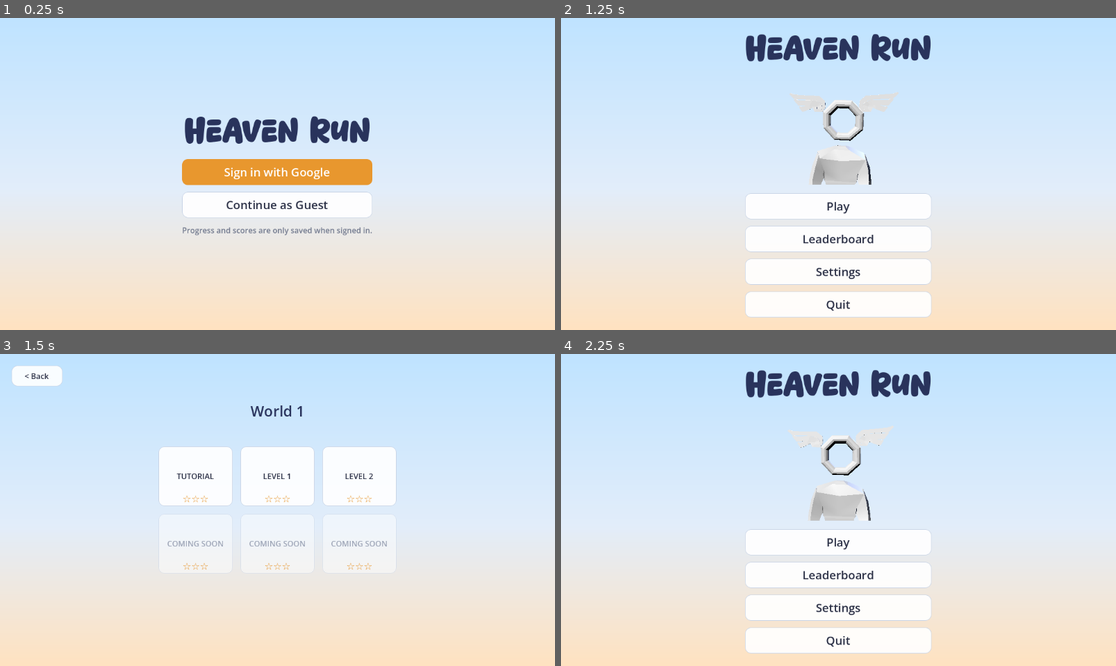
Above: before the commit, frames 1-4 (two rows, left to right).
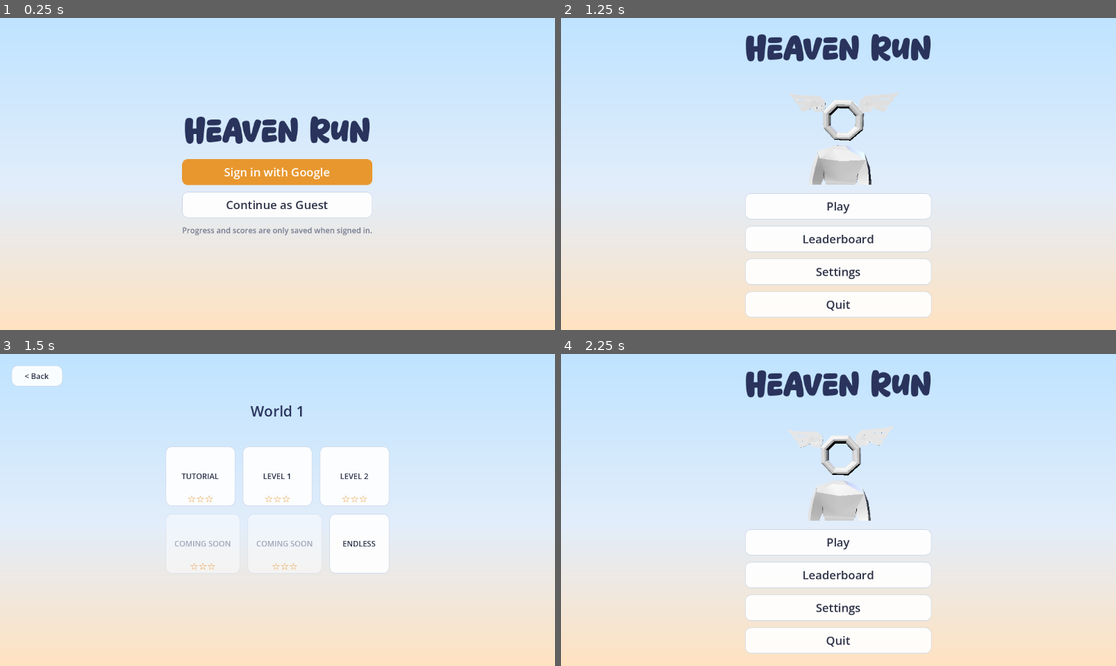
Above: after the commit, the same moments.

Repository: jpvds1/DDJD
Game: Godot game, scene res://scenes/game_controller.tscn
Same seed, same stepped clock (60 frames per second), same inputs: the game is played once before the commit and once after it.
Inputs:
- Up to frame 1 (0.25 s): no input
- Up to frame 2 (1.25 s): click "Continue as Guest" at 0.5 s
- Up to frame 3 (1.5 s): click "Play" at 1.25 s
- Up to frame 4 (2.25 s): click "< Back" at 2 s

Frames 1-2 are identical in both runs. In frame 3, 1.6% of the frame differs, in the area x 28-72%, y 29-71%; in frame 4, nothing differs.

Commit message:
fix: merge problems

Diff:
--- a/platformer-game/scenes/ui/levels_menu.tscn
+++ b/platformer-game/scenes/ui/levels_menu.tscn
@@ -128,7 +128,9 @@
 
 [node name="Level6" parent="VBoxContainer/HBoxContainer2" instance=ExtResource("3_card")]
 layout_mode = 2
-text = "COMING SOON"
+text = "ENDLESS"
+level_scene = "res://scenes/levels/level_6.tscn"
+show_stars = false
 
 [node name="Loadout" type="Button" parent="." unique_id=388001001]
 layout_mode = 1
--- a/platformer-game/scenes/ui/main_UI.tscn
+++ b/platformer-game/scenes/ui/main_UI.tscn
@@ -139,7 +139,7 @@
 theme_override_font_sizes/font_size = 13
 text = "0:00.000"
 
-[node name="PauseOverlay" parent="." instance=ExtResource("2_overlay")]
+[node name="PauseOverlay" parent="." unique_id=1731287440 instance=ExtResource("2_overlay")]
 
 [node name="PauseTitle" type="Label" parent="PauseOverlay/CenterContainer/PanelContainer/MarginContainer/VBox"]
 layout_mode = 2
@@ -163,7 +163,7 @@
 layout_mode = 2
 text = "Back"
 
-[node name="GameOverOverlay" parent="." instance=ExtResource("2_overlay")]
+[node name="GameOverOverlay" parent="." unique_id=1162297663 instance=ExtResource("2_overlay")]
 
 [node name="GameOverTitle" type="Label" parent="GameOverOverlay/CenterContainer/PanelContainer/MarginContainer/VBox"]
 layout_mode = 2
@@ -179,7 +179,7 @@
 layout_mode = 2
 text = "Back to Menu"
 
-[node name="LevelCompleteOverlay" parent="." instance=ExtResource("2_overlay")]
+[node name="LevelCompleteOverlay" parent="." unique_id=912197705 instance=ExtResource("2_overlay")]
 
 [node name="CompleteTitle" type="Label" parent="LevelCompleteOverlay/CenterContainer/PanelContainer/MarginContainer/VBox"]
 layout_mode = 2
--- a/platformer-game/scripts/systems/endless_manager.gd
+++ b/platformer-game/scripts/systems/endless_manager.gd
@@ -8,6 +8,7 @@
 signal run_completed(final_distance: String)
 signal pause_toggled(paused: bool)
 signal checkpoint_reached()
+signal game_over()
 
 # ---------------------------------------------------------
 # Exports
--- a/platformer-game/scripts/ui/level_card.gd
+++ b/platformer-game/scripts/ui/level_card.gd
@@ -3,11 +3,13 @@
 
 @export var level_id: String = ""
 @export var level_scene: String = ""   # "" => coming soon
+@export var show_stars: bool = true
 
 @onready var stars_label: Label = $StarsLabel
 
 func _ready() -> void:
 	disabled = level_scene == ""
+	stars_label.visible = show_stars
 	pressed.connect(_on_pressed)
 
 func set_stars(stars: int) -> void:
--- a/platformer-game/scripts/ui/main_UI.gd
+++ b/platformer-game/scripts/ui/main_UI.gd
@@ -128,6 +128,7 @@
 
 	if level and level.has_method("is_endless"):
 		timer_label.text = "0m"
+		$StarPanel.visible = false
 	else:
 		_setup_star_display()
 	_setup_dash_display(player.stats.max_dashes.get_int())
@@ -147,7 +148,7 @@
 		if dash_cooldown_time_left <= 0.0:
 			dash_cooldown_active = false
 
-	if level != null and level.timer_running:
+	if level != null and not level.has_method("is_endless") and level.timer_running:
 		_update_star_icons(level.run_time)
 
 # ---------------------------------------------------------
@@ -197,11 +198,12 @@
 			complete_stars[i].add_theme_color_override("font_color", Palette.ACCENT if lit else Palette.TEXT_DIM)
 	level_complete_overlay.visible = true
 	message_label.visible = false
-	var level_complete_title = $LevelCompleteOverlay/CenterContainer/PanelContainer/VBoxContainer/TitleLabel
+	var level_complete_title = $LevelCompleteOverlay.get_node(_OVERLAY_VBOX + "/CompleteTitle")
 
 	if level and level.has_method("is_endless"):
 		level_complete_title.text = "Game Over"
 		time_label.text = "Distance: " + final_value
+		$LevelCompleteOverlay.get_node(_OVERLAY_VBOX + "/StarsRow").visible = false
 	else:
 		level_complete_title.text = "Level Complete"
 		time_label.text = "Time: " + final_value
Not shown: 1 places in platformer-game/scenes/ui/main_UI.tscn that only renumber resources
